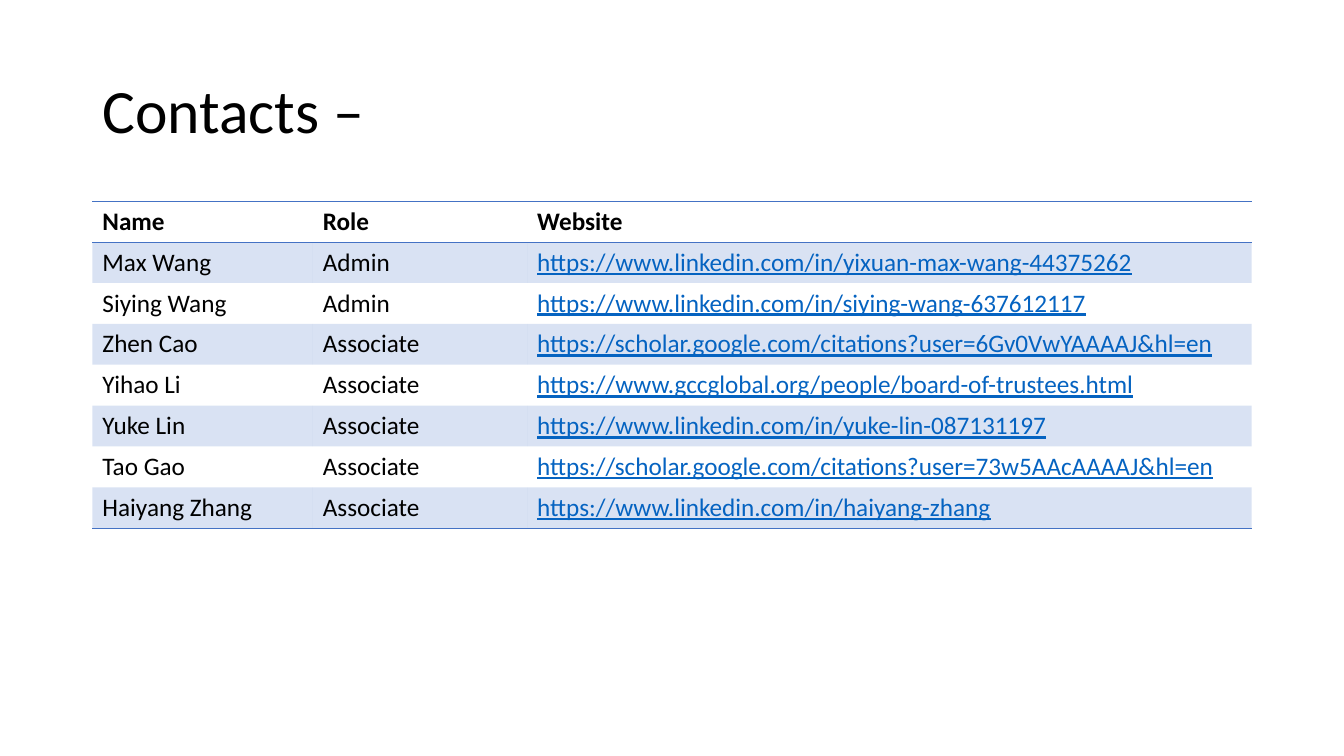
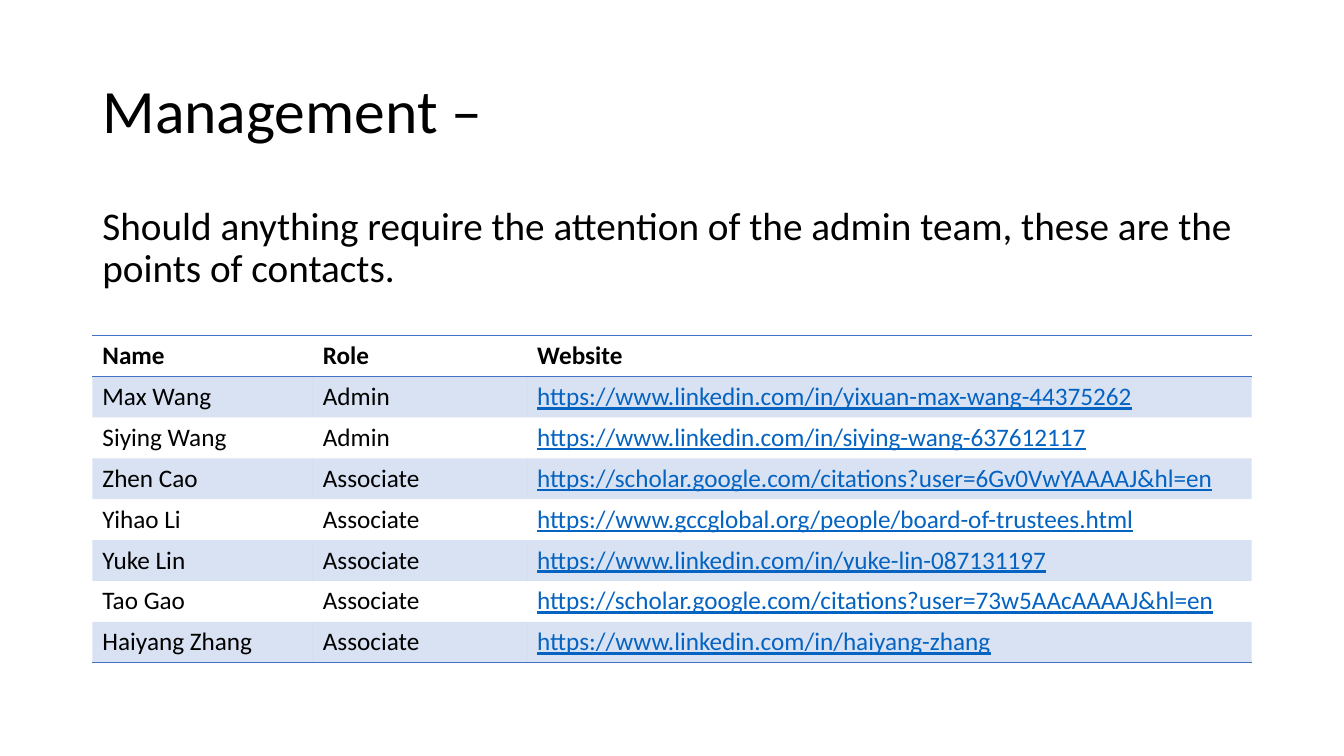
Before and after one commit to maxwine/ALL_wechat, a slide deck: slide 5 of ppt_intro.pptx. Drawn at 1344x756 pixels with LibreOffice and Linux fonts; fonts in the diff are those of the drawing. Boxes give left, top, right and bottom in pixels: in the first picture for what was removed or moved away, otherwise in the second. Text is boxed around its words. In the diff, an @@ line names an element or a change of style, - is before the commit and + after.

```diff
--- a/ppt_intro.pptx
+++ b/ppt_intro.pptx
@@ title at <box>102,93,437,144</box>: text changed @@
-Contacts –
+Management –
@@ text added at <box>102,212,1231,289</box>, 28 pt, text #000000 @@
+Should anything require the attention of the admin team, these are the points of contacts.
@@ table: place and size @@
-table at <box>93,202,1253,528</box>
+table at <box>93,336,1253,662</box>
```
Also in this commit, not shown: 1 other file.
